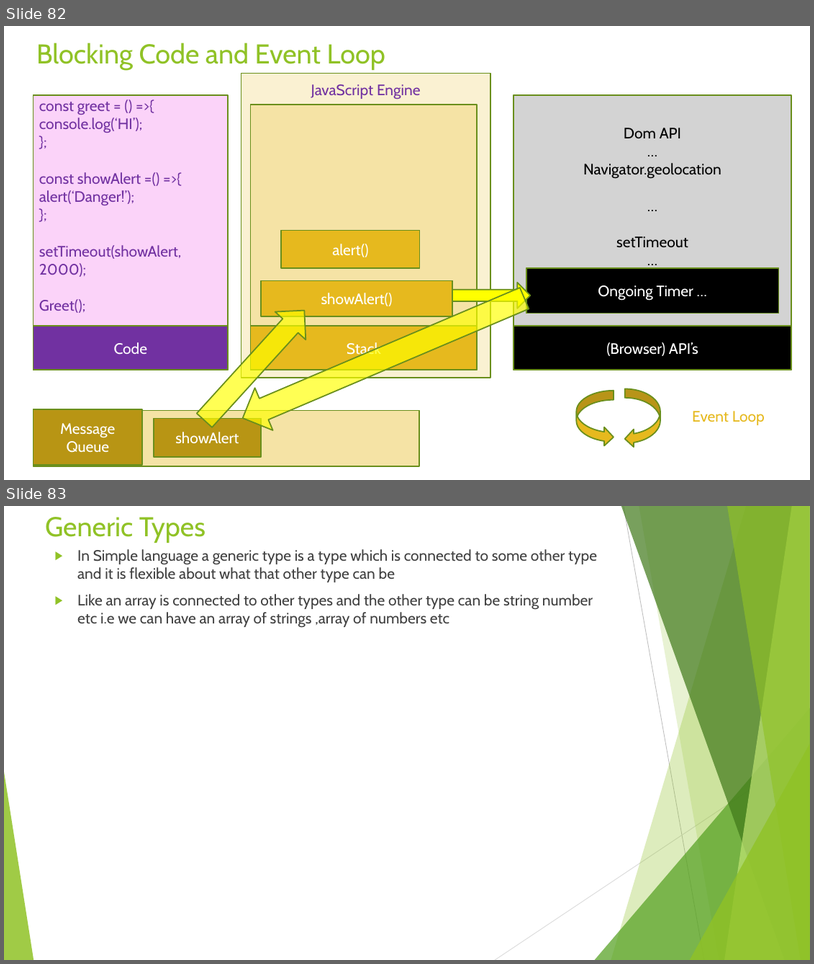
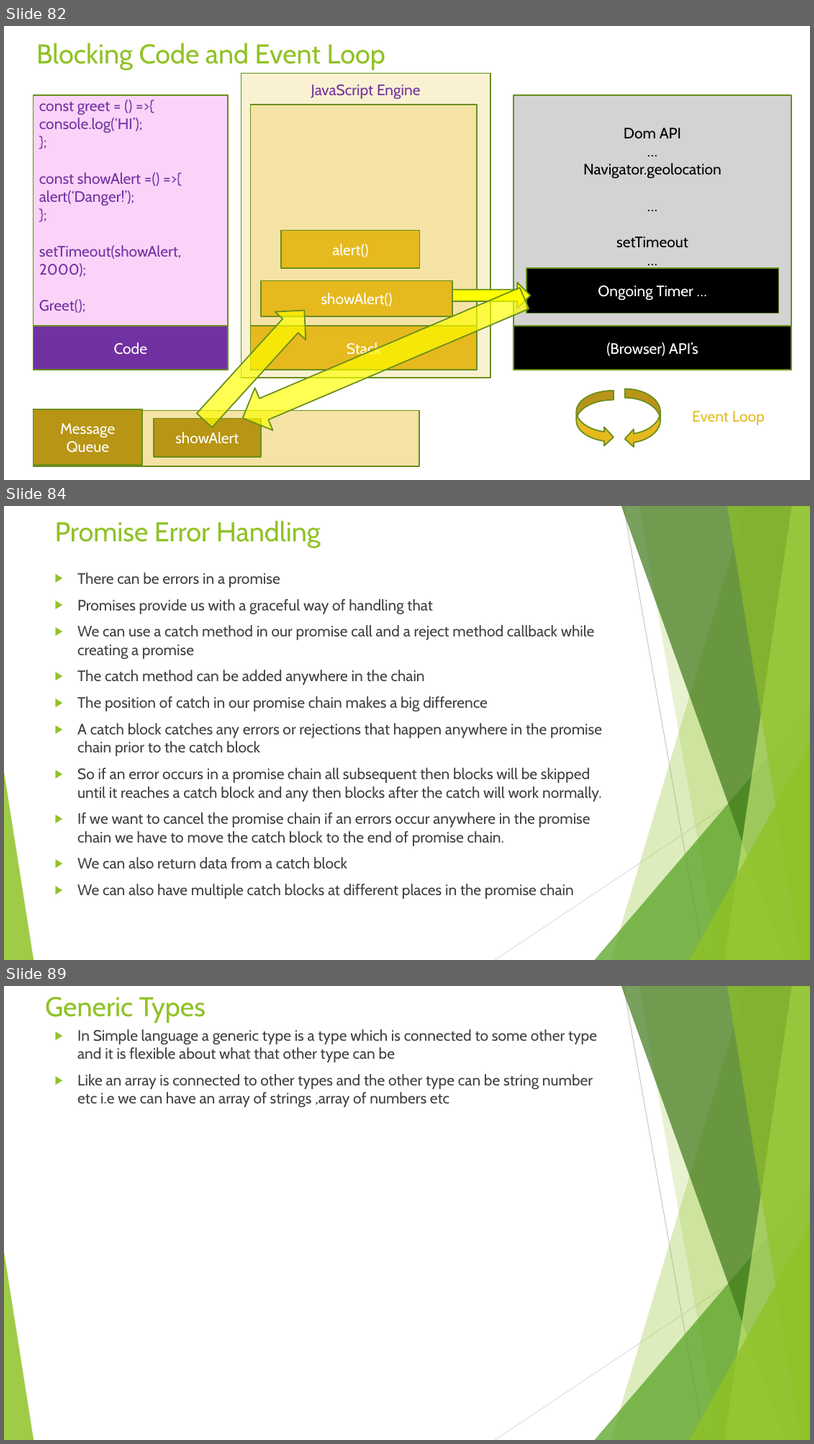
Before and after one commit to rudhrainfogain/TypeScript, a slide deck: PPT/TypeScriptv7.pptx. Shown one above the other, each under a label of ours: slides 82 and 83 before the commit, slides 82, 84 and 89 after it; the slides between them are not shown. The pictures are 814x964 and 814x1444 pixels, drawn with LibreOffice and Linux fonts; fonts in the diff are those of the drawing. Boxes give left, top, right and bottom in pixels: in the first picture for what was removed or moved away, otherwise in the second. Text is boxed around its words. In the diff, an @@ line names an element or a change of style, - is before the commit and + after.

```diff
--- a/PPT/TypeScriptv7.pptx
+++ b/PPT/TypeScriptv7.pptx
@@ slide 84 added at (x1=4, y1=506, x2=810, y2=960), background #FFFFFF; not listed: 10 template elements that a slide beside it also shows @@
@@ title added at (x1=55, y1=520, x2=321, y2=548), 32.4 pt, text #90C226 @@
+Promise Error Handling
@@ text added at (x1=77, y1=572, x2=602, y2=898), 18 pt, text #404040 @@
+▶ There can be errors in a promise
+▶ Promises provide us with a graceful way of handling that
+▶ We can use a catch method in our promise call and a reject method callback while creating a promise
+▶ The catch method can be added anywhere in the chain
+▶ The position of catch in our promise chain makes a big difference
+▶ A catch block catches any errors or rejections that happen anywhere in the promise chain prior to the catch block
+▶ So if an error occurs in a promise chain all subsequent then blocks will be skipped until it reaches a catch block and any then blocks after the catch will work normally.
+▶ If we want to cancel the promise chain if an errors occur anywhere in the promise chain we have to move the catch block to the end of promise chain.
+▶ We can also return data from a catch block
+▶ We can also have multiple catch blocks at different places in the promise chain
@@ what was slide 83 is now slide 89 @@
```
Also in this commit, not shown: 5 other slides added, 3 other files.
